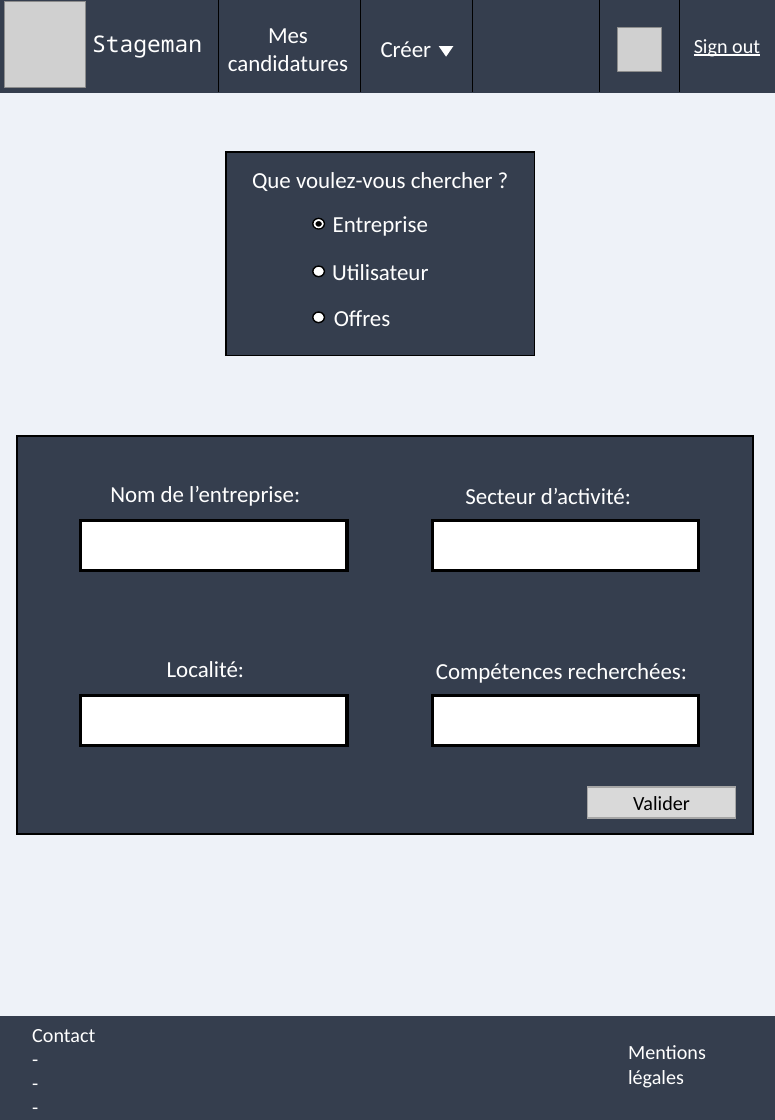
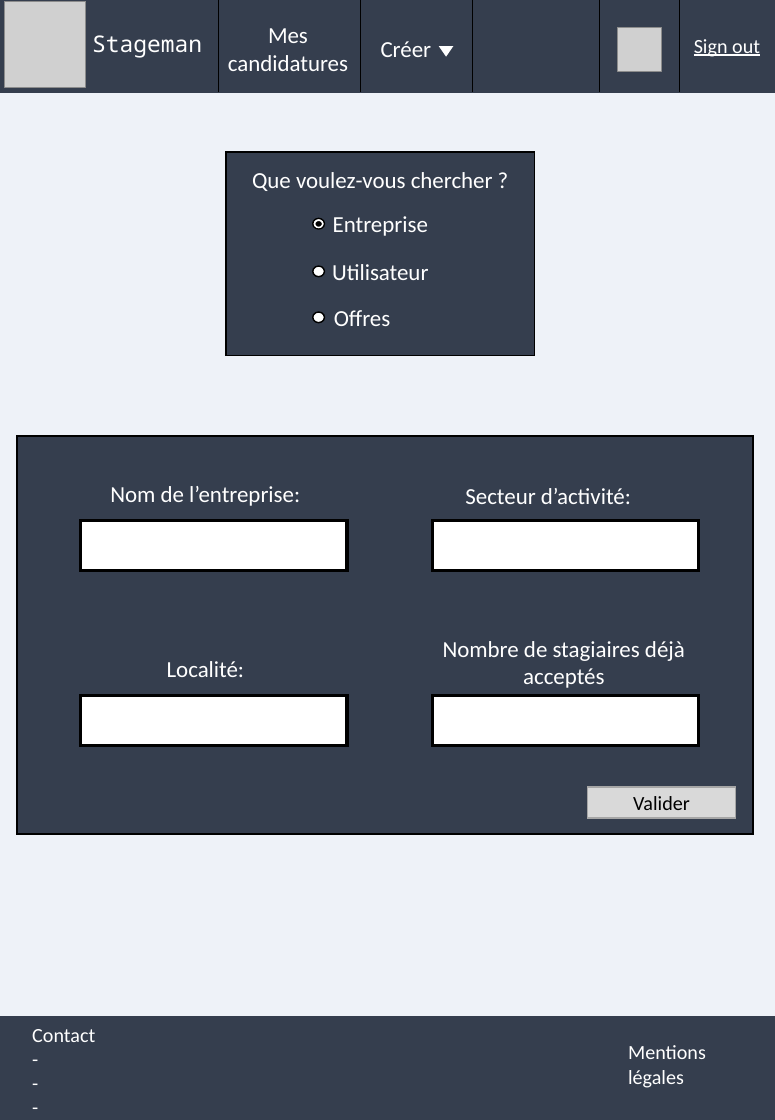
Before and after one commit to Xelkyo/web_project, a slide deck: slide 3 of Mockup.pptx. Drawn at 775x1120 pixels with LibreOffice and Linux fonts; fonts in the diff are those of the drawing; grey boxes stand for pictures. Boxes give left, top, right and bottom in pixels: in the first picture for what was removed or moved away, otherwise in the second. Text is boxed around its words. In the diff, an @@ line names an element or a change of style, - is before the commit and + after.

```diff
--- a/Mockup.pptx
+++ b/Mockup.pptx
@@ text at <box>443,641,685,688</box>: text changed @@
-Compétences recherchées:
+Nombre de stagiaires déjà acceptés
```
Also in this commit, not shown: 2 other slides changed, 2 other files.
